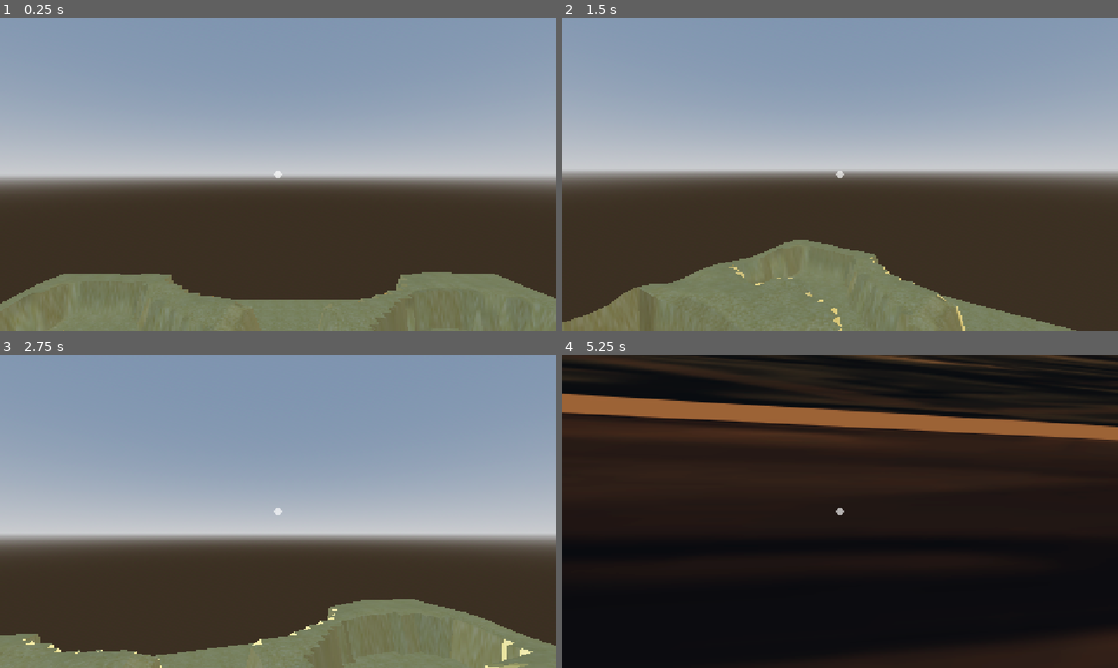
Above: before the commit, frames 1-4 (two rows, left to right).
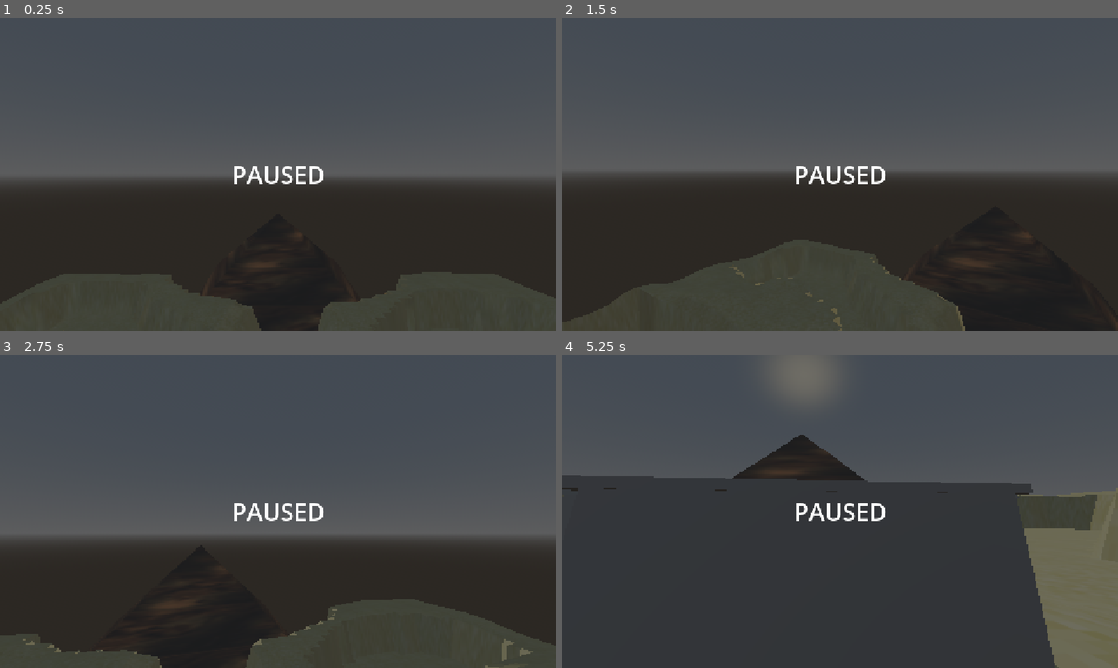
Above: after the commit, the same moments.

Repository: Octoan1/Respawn-Game-Jam-2025
Game: Godot game, scene res://scenes/jump_puzzle.tscn
Two runs of this game, one before a commit and one after it. Both use one fixed random seed, a clock stepped at 60 frames per second and the inputs below. This scene is started directly instead of the project's main scene.
Inputs (mouse positions are in pixels of both pictures, inside the frame that each line leads up to):
- Up to frame 1 (0.25 s): no input
- Up to frame 2 (1.5 s): tap Enter at 0.5 s; move the mouse to (867, 174) at 0.52 s; hold W (move_forward) from 0.53 s (still down); click (867, 174) at 0.6 s; tap Space (jump) at 0.77 s; move the mouse to (812, 174) at 1.27 s; click (812, 174) at 1.35 s
- Up to frame 3 (2.75 s): keep holding W (move_forward); tap Space (jump) at 1.52 s; move the mouse to (289, 505) at 2.02 s; click (289, 505) at 2.1 s
- Up to frame 4 (5.25 s): keep holding W (move_forward); move the mouse to (834, 517) at 2.77 s; click (834, 517) at 2.85 s; tap Space (jump) at 3.02, 3.77, 4.52 s; move the mouse to (878, 514) at 3.52 s; click (878, 514) at 3.6 s; move the mouse to (795, 508) at 4.27 s; click (795, 508) at 4.35 s; move the mouse to (845, 511) at 5.02 s; click (845, 511) at 5.1 s

The runs differ from the first frame. In frame 1, 72% of the frame differs, in the area x 0-100%, y 0-100%; in frame 2, 72%; in frame 3, 77%; in frame 4, 98%.
Error in both runs: Attempt to call function 'find_child' in base 'null instance' on a null instance. (res://scripts/ui_manager.gd:7)

Commit message:
Jump Puzzle polished
I remade the jump puzzle in the actual map. Plus I added the spawn room

Diff:
--- a/scenes/environment/props/platform_rise.gd
+++ b/scenes/environment/props/platform_rise.gd
@@ -7,5 +7,5 @@
 func _physics_process(delta: float) -> void:
 	if t:
 		# stop it early so it doesn't go forever
-		if(self.position.y <= -16.5):
+		if(self.position.y <= start_pos+5):
 			self.position.y = self.position.y + (t*delta*speed)
--- a/scenes/jump_puzzle.tscn
+++ b/scenes/jump_puzzle.tscn
@@ -7,9 +7,13 @@
 [ext_resource type="PackedScene" uid="uid://dahvt5a4dd1gh" path="res://scenes/floor.tscn" id="4_rt3sg"]
 [ext_resource type="PackedScene" uid="uid://la87aneavtp7" path="res://scenes/box_test.tscn" id="5_cqyv7"]
 [ext_resource type="PackedScene" uid="uid://i8p0bkkwa0ot" path="res://scenes/environment/props/obelisk.tscn" id="6_x2jte"]
-[ext_resource type="PackedScene" uid="uid://dhgqqndd5ch5s" path="res://scenes/pyramid.tscn" id="7_xu521"]
+[ext_resource type="PackedScene" uid="uid://b7cfmo3tbto5t" path="res://scenes/pyramid.tscn" id="7_xu521"]
 [ext_resource type="Texture2D" uid="uid://btf5arbs8djy5" path="res://assets/crosshair.svg" id="8_103d5"]
 [ext_resource type="Script" uid="uid://wy23ue3rentm" path="res://scenes/environment/props/platform_rise.gd" id="9_gxhel"]
+[ext_resource type="PackedScene" uid="uid://bxa563snxi6os" path="res://scenes/environment/props/Platform.tscn" id="10_cqyv7"]
+[ext_resource type="PackedScene" uid="uid://ds7ijrojuic5k" path="res://scenes/environment/props/Pillar.tscn" id="11_x2jte"]
+[ext_resource type="PackedScene" uid="uid://cqixnefgk5m86" path="res://scenes/environment/props/Arch.tscn" id="12_x2jte"]
+[ext_resource type="Texture2D" uid="uid://dsqdrajec6dag" path="res://assets/interaction_crosshair.png" id="14_xu521"]
 
 [sub_resource type="Shader" id="Shader_tbgi4"]
 code = "shader_type canvas_item;
@@ -47,10 +51,6 @@
 tonemap_mode = 2
 glow_enabled = true
 
-[sub_resource type="BoxMesh" id="BoxMesh_gxhel"]
-
-[sub_resource type="BoxShape3D" id="BoxShape3D_gxhel"]
-
 [node name="Jump Puzzle" type="Node3D"]
 script = ExtResource("1_82xs3")
 
@@ -97,34 +97,51 @@
 visible = false
 
 [node name="Pyramid" parent="Objects" instance=ExtResource("7_xu521")]
-transform = Transform3D(1, 0, 0, 0, 1, 0, 0, 0, 1, 0, -11.227113, 0)
-
-[node name="Obelisk_Platform" parent="Objects" instance=ExtResource("6_x2jte")]
-transform = Transform3D(1, 0, 0, 0, 1, 0, 0, 0, 1, -103.16281, -21.23515, 76.0665)
+transform = Transform3D(1, 0, 0, 0, 1, 0, 0, 0, 1, 0, -11.227113, -217.86906)
+
+[node name="SpawnRoom" type="Node3D" parent="Objects"]
+transform = Transform3D(0.1, 0, 0, 0, 1, 0, 0, 0, 1, 0.40565142, -2.4918666, -33.741856)
+
+[node name="Wall" parent="Objects/SpawnRoom" instance=ExtResource("10_cqyv7")]
+transform = Transform3D(1, 0, 0, 0, 1, 0, 0, 0, 1.3, -72.51397, -2.0860405, 4.0606213)
+
+[node name="Wall2" parent="Objects/SpawnRoom" instance=ExtResource("10_cqyv7")]
+transform = Transform3D(-4.371139e-08, 0, 13, 0, 1, 0, -0.1, 0, -5.6824803e-08, 18.197332, -2.0860405, -5.321163)
+
+[node name="Wall4" parent="Objects/SpawnRoom" instance=ExtResource("10_cqyv7")]
+transform = Transform3D(-4.371139e-08, 0, 13, 0, 1, 0, -0.1, 0, -5.6824803e-08, 18.197332, -2.0860405, 13.304974)
+
+[node name="Wall3" parent="Objects/SpawnRoom" instance=ExtResource("10_cqyv7")]
+transform = Transform3D(1, 0, 0, 0, 1, 0, 0, 0, 1.3, 103.88183, -2.0860405, 4.0606213)
+
+[node name="PlatformingPuzzle" type="Node3D" parent="Objects"]
+transform = Transform3D(0.1, 0, 0, 0, 1, 0, 0, 0, 1, 0.40565142, -2.4918666, -33.741856)
+
+[node name="EndOfPlatoformer" parent="Objects/PlatformingPuzzle" instance=ExtResource("10_cqyv7")]
+transform = Transform3D(10, 0, 0, 0, 1, 0, 0, 0, 1, -1478.2156, -9.660309, 97.82042)
+
+[node name="Arch" parent="Objects/PlatformingPuzzle/EndOfPlatoformer" instance=ExtResource("12_x2jte")]
+transform = Transform3D(-4.371139e-08, 0, 1, 0, 1, 0, -1, 0, -4.371139e-08, 0.026901245, 9.652176, 4.3464355)
+
+[node name="Arch2" parent="Objects/PlatformingPuzzle/EndOfPlatoformer" instance=ExtResource("12_x2jte")]
+transform = Transform3D(-1, 0, -8.7422784e-08, 0, 1, 0, 8.742278e-08, 0, -1, -4.372757, 9.652176, -0.2953987)
+
+[node name="PlatformerPillar3" parent="Objects/PlatformingPuzzle" instance=ExtResource("11_x2jte")]
+transform = Transform3D(10, 0, 0, 0, 1, 0, 0, 0, 1, -1293.2511, -17.410694, 80.76407)
 script = ExtResource("9_gxhel")
 
-[node name="Obelisk_Platform2" parent="Objects" instance=ExtResource("6_x2jte")]
-transform = Transform3D(1, 0, 0, 0, 1, 0, 0, 0, 1, -108.631966, -17.957148, 72.13337)
+[node name="PlatformerPillar2" parent="Objects/PlatformingPuzzle" instance=ExtResource("11_x2jte")]
+transform = Transform3D(10, 0, 0, 0, 1, 0, 0, 0, 1, -1374.338, -13.360123, 83.262695)
 script = ExtResource("9_gxhel")
 
-[node name="Platform" type="Node3D" parent="Objects"]
-transform = Transform3D(6.5210223, 0, 4.634249, 0, 8, 0, -4.634249, 0, 6.5210223, -112.91963, -15.472639, 66.00508)
-
-[node name="MeshInstance3D" type="MeshInstance3D" parent="Objects/Platform"]
-transform = Transform3D(1.0000002, 0, 0, 0, 1, 0, 0, 0, 1.0000002, 0.8337908, 0, -0.012706757)
-mesh = SubResource("BoxMesh_gxhel")
-
-[node name="StaticBody3D" type="StaticBody3D" parent="Objects/Platform/MeshInstance3D"]
-transform = Transform3D(0.9999999, 0, -2.9802322e-08, 0, 1, 0, 2.9802322e-08, 0, 0.9999999, -0.8337908, 0, 0.012706757)
-
-[node name="CollisionShape3D" type="CollisionShape3D" parent="Objects/Platform/MeshInstance3D/StaticBody3D"]
-transform = Transform3D(1, 0, -2.9802322e-08, 0, 1, 0, 2.9802322e-08, 0, 1, 0.8369379, 0, -0.019900322)
-shape = SubResource("BoxShape3D_gxhel")
+[node name="PlatformerPillar" parent="Objects/PlatformingPuzzle" instance=ExtResource("11_x2jte")]
+transform = Transform3D(10, 0, 0, 0, 1, 0, 0, 0, 1, -1374.2491, -12.060942, 90.38344)
+script = ExtResource("9_gxhel")
 
 [node name="UI" type="Node" parent="."]
-
-[node name="Pause" type="Control" parent="UI"]
-visible = false
+unique_name_in_owner = true
+
+[node name="PauseMenu" type="Control" parent="UI"]
 layout_mode = 3
 anchors_preset = 15
 anchor_right = 1.0
@@ -132,23 +149,48 @@
 grow_horizontal = 2
 grow_vertical = 2
 focus_mode = 2
-mouse_filter = 1
-
-[node name="ColorRect" type="ColorRect" parent="UI/Pause"]
-layout_mode = 0
-offset_right = 40.0
-offset_bottom = 40.0
-
-[node name="Crosshair" type="Control" parent="UI"]
-layout_mode = 3
+mouse_filter = 2
+
+[node name="ColorRect" type="ColorRect" parent="UI/PauseMenu"]
+layout_mode = 1
 anchors_preset = 15
 anchor_right = 1.0
 anchor_bottom = 1.0
 grow_horizontal = 2
 grow_vertical = 2
 mouse_filter = 1
-
-[node name="TextureRect" type="TextureRect" parent="UI/Crosshair"]
+color = Color(0.14117648, 0.14117648, 0.14117648, 0.6627451)
+
+[node name="Label" type="Label" parent="UI/PauseMenu"]
+layout_mode = 1
+anchors_preset = 8
+anchor_left = 0.5
+anchor_top = 0.5
+anchor_right = 0.5
+anchor_bottom = 0.5
+offset_left = -31.0
+offset_top = -11.5
+offset_right = 31.0
+offset_bottom = 11.5
+grow_horizontal = 2
+grow_vertical = 2
+mouse_filter = 1
+theme_override_font_sizes/font_size = 50
+text = "PAUSED"
+
+[node name="Crosshair" type="Control" parent="UI"]
+visible = false
+layout_mode = 3
+anchors_preset = 8
+anchor_left = 0.5
+anchor_top = 0.5
+anchor_right = 0.5
+anchor_bottom = 0.5
+grow_horizontal = 2
+grow_vertical = 2
+mouse_filter = 1
+
+[node name="DefaultCrosshair" type="TextureRect" parent="UI/Crosshair"]
 self_modulate = Color(1, 1, 1, 0.6666667)
 layout_mode = 1
 anchors_preset = 8
@@ -163,5 +205,23 @@
 grow_horizontal = 2
 grow_vertical = 2
 texture = ExtResource("8_103d5")
-stretch_mode = 3
-metadata/_edit_use_anchors_ = true
+stretch_mode = 1
+
+[node name="InteractionCrosshair" type="TextureRect" parent="UI/Crosshair"]
+visible = false
+self_modulate = Color(1, 1, 1, 0.6666667)
+layout_mode = 1
+anchors_preset = 8
+anchor_left = 0.5
+anchor_top = 0.5
+anchor_right = 0.5
+anchor_bottom = 0.5
+offset_left = -32.0
+offset_top = -32.0
+offset_right = 96.0
+offset_bottom = 96.0
+grow_horizontal = 2
+grow_vertical = 2
+scale = Vector2(0.5, 0.5)
+texture = ExtResource("14_xu521")
+stretch_mode = 1
Not shown: 1 places in scenes/jump_puzzle.tscn that only renumber resources
